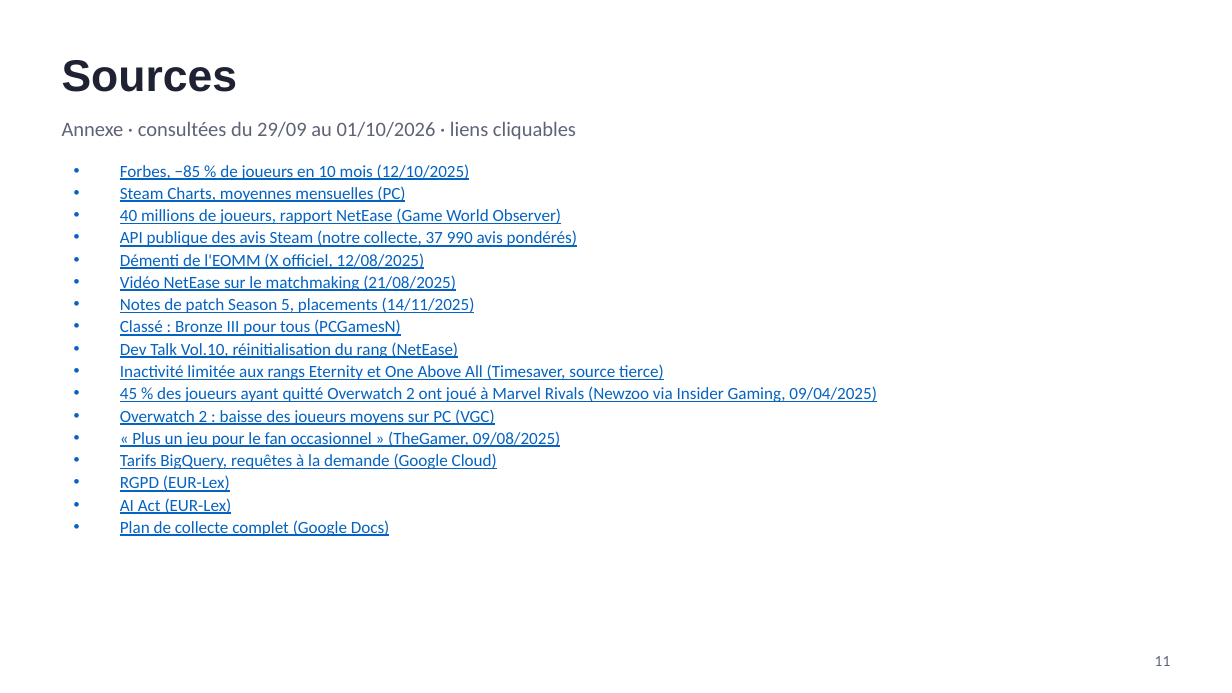
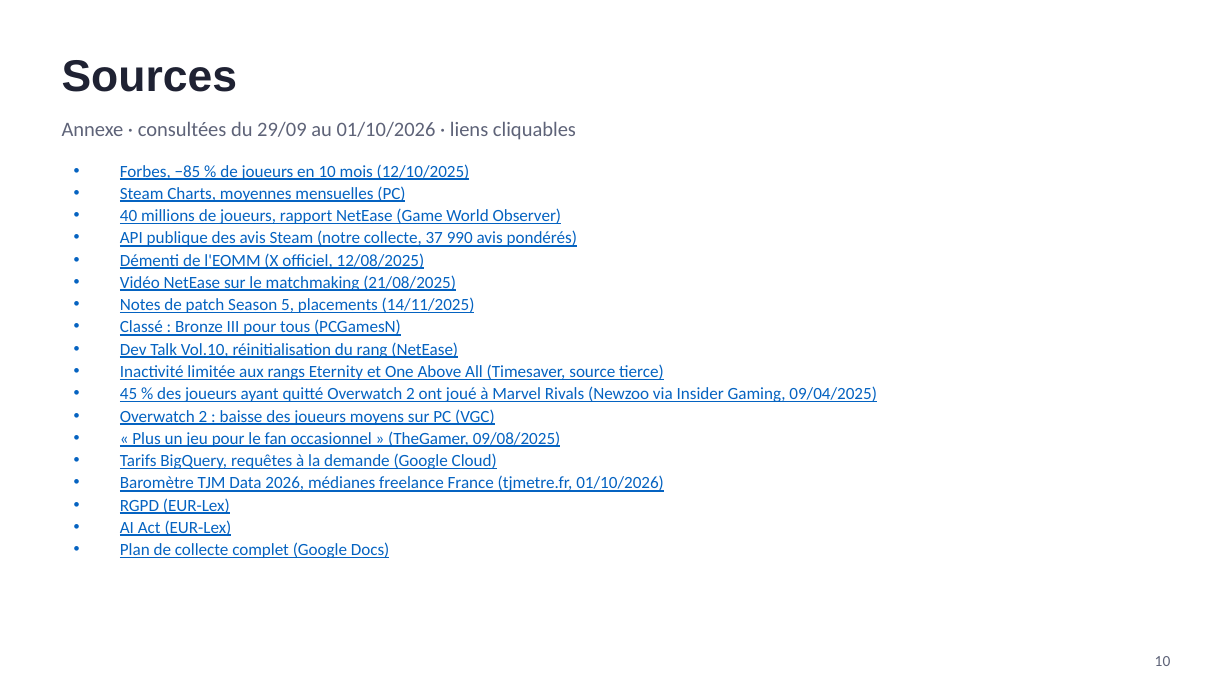
Before and after one commit to noeantoniov1-crypto/SOCIO, a slide deck: slide 10 of docs/presentation/pitch_marvel_rivals_netease.pptx (slide 11 before the commit). Drawn at 1232x693 pixels with LibreOffice and Linux fonts; fonts in the diff are those of the drawing. Boxes give left, top, right and bottom in pixels: in the first picture for what was removed or moved away, otherwise in the second. Text is boxed around its words. In the diff, an @@ line names an element or a change of style, - is before the commit and + after.

```diff
--- a/docs/presentation/pitch_marvel_rivals_netease.pptx
+++ b/docs/presentation/pitch_marvel_rivals_netease.pptx
@@ text at bbox=[120, 475, 664, 492]: paragraph added @@
+• Baromètre TJM Data 2026, médianes freelance France (tjmetre.fr, 01/10/2026)
@@ text at bbox=[1155, 656, 1171, 666]: text changed @@
-11
+10
```
Also in this commit, not shown: 7 other slides changed, 1 slide removed, 1 other file.
